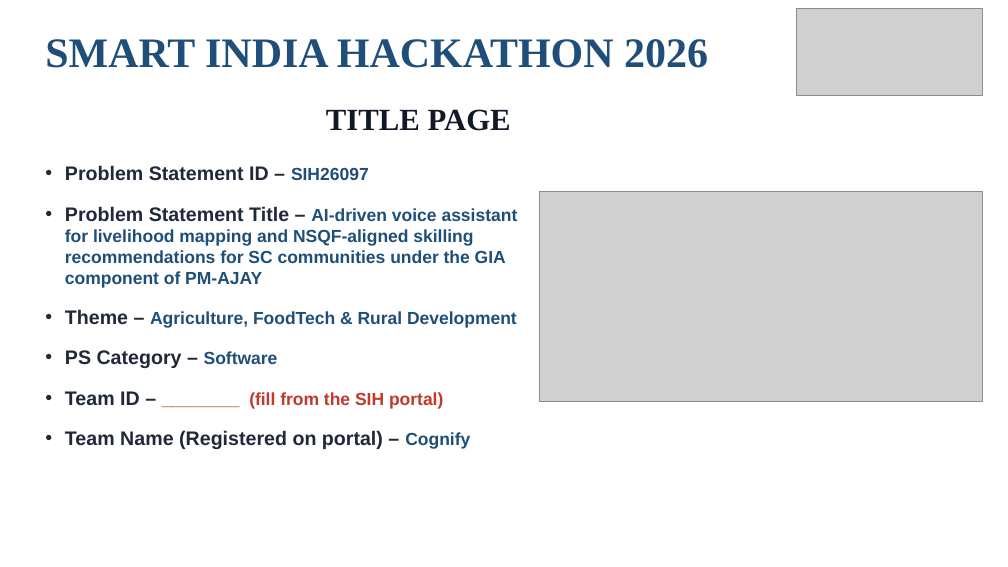
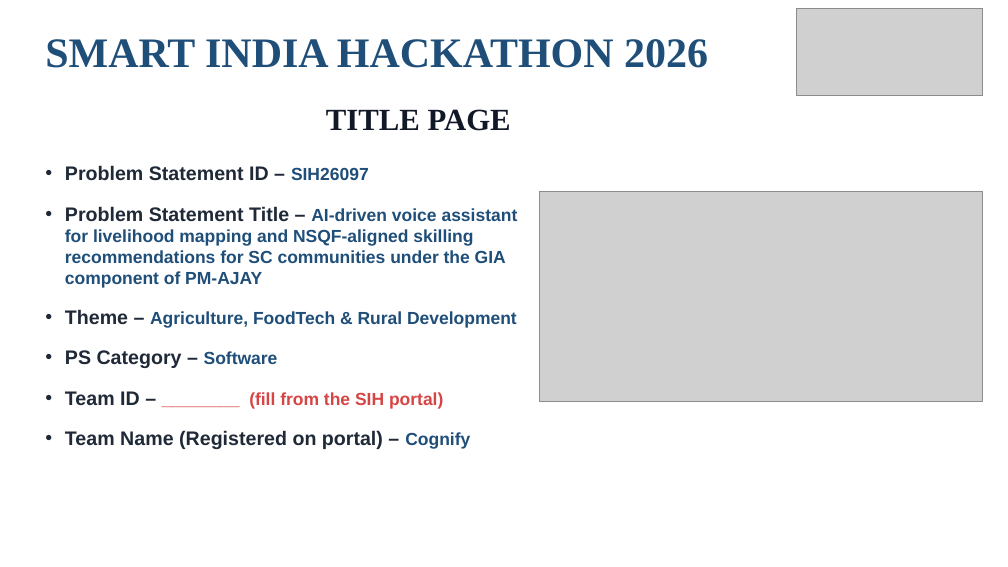
Before and after one commit to sakshamagrawalcode-cpu/indian-flag, a slide deck: slide 1 of sih-26097/SkillCall_SIH26097_Cognify.pptx. Drawn at 1008x567 pixels with LibreOffice and Linux fonts; fonts in the diff are those of the drawing; grey boxes stand for pictures. Boxes give left, top, right and bottom in pixels: in the first picture for what was removed or moved away, otherwise in the second. Text is boxed around its words. In the diff, an @@ line names an element or a change of style, - is before the commit and + after.

```diff
--- a/sih-26097/SkillCall_SIH26097_Cognify.pptx
+++ b/sih-26097/SkillCall_SIH26097_Cognify.pptx
@@ text at box(65, 391, 443, 409): text colour #C0392B to #D64545 in "________ (fill from the SIH portal)" @@
```
Also in this commit, not shown: 5 other slides changed, 1 other file.
